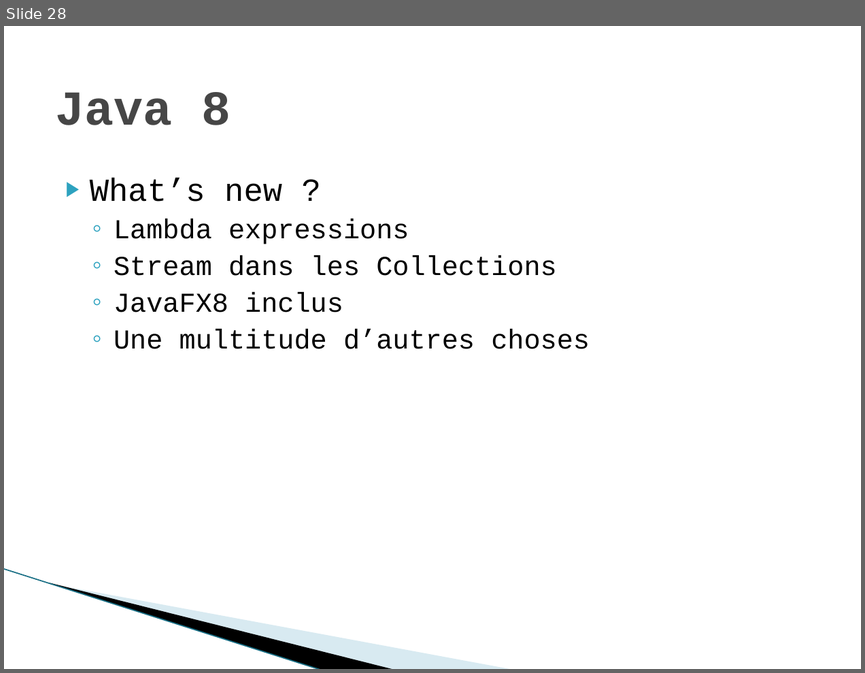
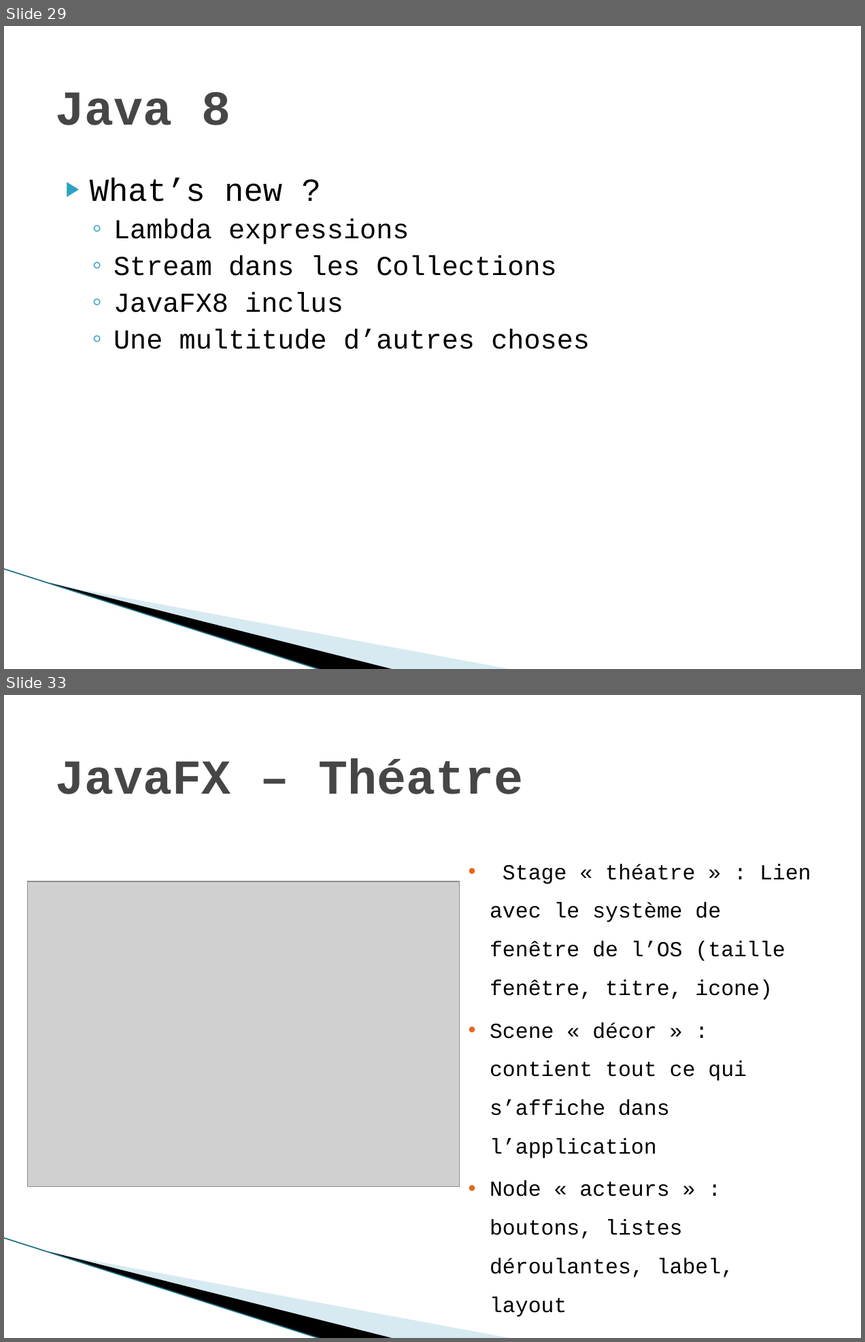
Before and after one commit to andreaubin/formationjava, a slide deck: resources/Java avancé.pptx. Shown one above the other, each under a label of ours: slide 28 before the commit, slides 29 and 33 after it; the slides between them are not shown. The pictures are 865x673 and 865x1342 pixels, drawn with LibreOffice and Linux fonts; fonts in the diff are those of the drawing; grey boxes stand for pictures; background and template pictures are left out. Boxes give left, top, right and bottom in pixels: in the first picture for what was removed or moved away, otherwise in the second. Text is boxed around its words. In the diff, an @@ line names an element or a change of style, - is before the commit and + after.

```diff
--- a/resources/Java avancé.pptx
+++ b/resources/Java avancé.pptx
@@ slide 33 added at (x1=4, y1=695, x2=861, y2=1338), background #FFFFFF; not listed: 3 template elements that a slide beside it also shows @@
@@ title added at (x1=55, y1=759, x2=524, y2=794), 41 pt, text #464646, bold @@
+JavaFX – Théatre
@@ text added at (x1=490, y1=864, x2=811, y2=1277), 18 pt, text #000000 @@
+          • Stage « théatre » : Lien avec le système de fenêtre de l’OS (taille fenêtre, titre, icone)
+          • Scene « décor » : contient tout ce qui s’affiche dans l’application
+          • Node « acteurs » : boutons, listes déroulantes, label, layout
@@ picture added at (x1=28, y1=882, x2=460, y2=1187) @@
@@ what was slide 28 is now slide 29 @@
```
Also in this commit, not shown: 8 other slides added.
